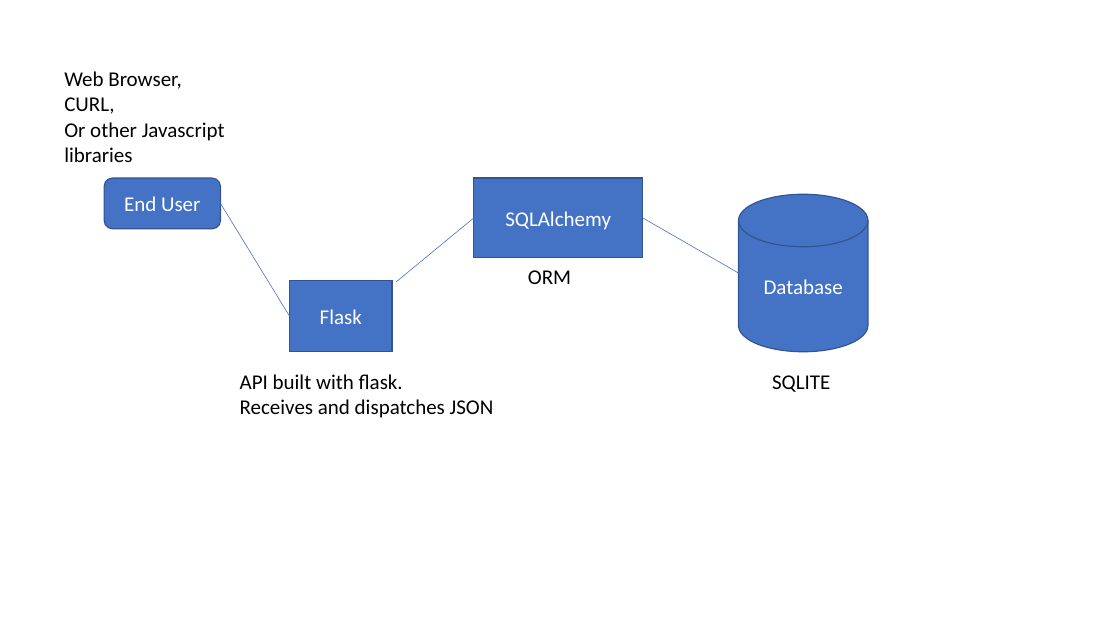
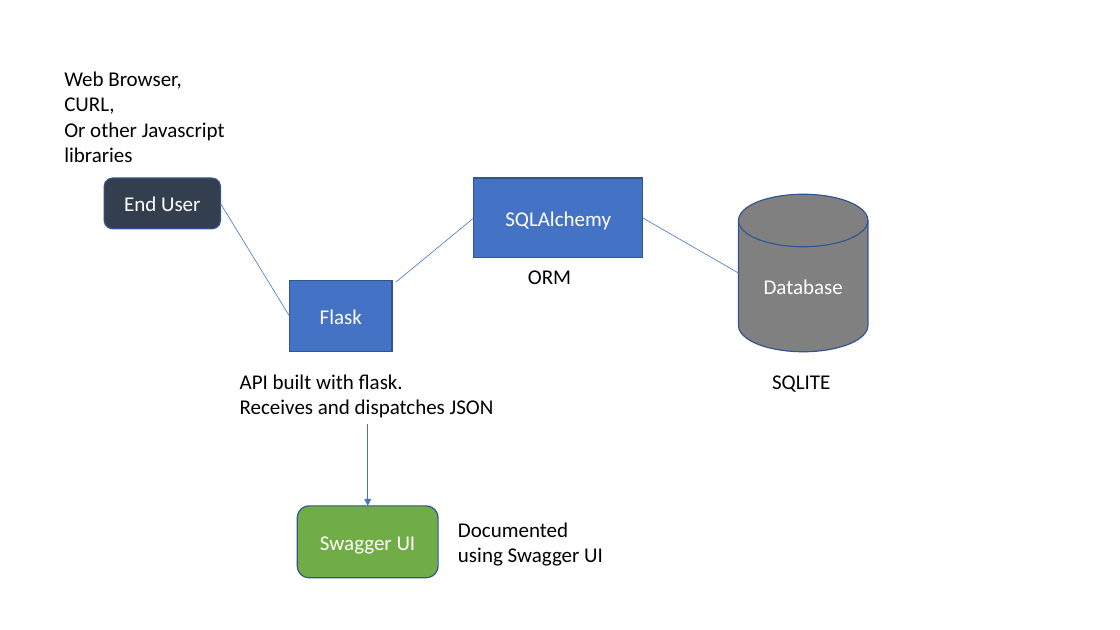
Before and after one commit to keithos118/cars-api, a slide deck: slide 1 of diagram/my_api_diagram.pptx. Drawn at 1120x630 pixels with LibreOffice and Linux fonts; fonts in the diff are those of the drawing. Boxes give left, top, right and bottom in pixels: in the first picture for what was removed or moved away, otherwise in the second. Text is boxed around its words. In the diff, an @@ line names an element or a change of style, - is before the commit and + after.

Commit message:
updated diagram

```diff
--- a/diagram/my_api_diagram.pptx
+++ b/diagram/my_api_diagram.pptx
@@ rounded rectangle "End User" at box(104, 178, 221, 229): fill #4472C4 to #333F50 @@
@@ cylinder "Database" at box(739, 194, 868, 352): fill #4472C4 to #808080 @@
@@ arrow added from (368, 423) to (368, 506), #4472C4 0.5 pt @@
@@ rounded rectangle added at box(297, 506, 439, 578), fill #70AD47, outline #325491 1 pt, 18 pt, text #FFFFFF @@
+Swagger UI
@@ text added at box(458, 522, 603, 566), 18 pt, text #000000 @@
+Documented using Swagger UI
```
